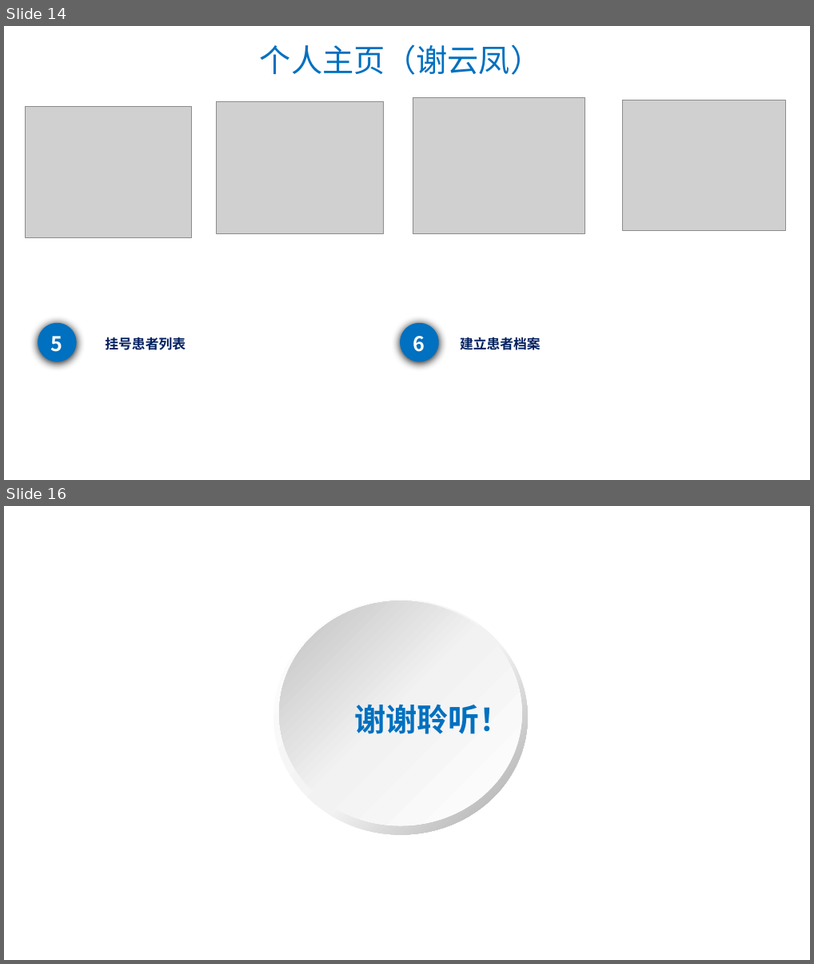
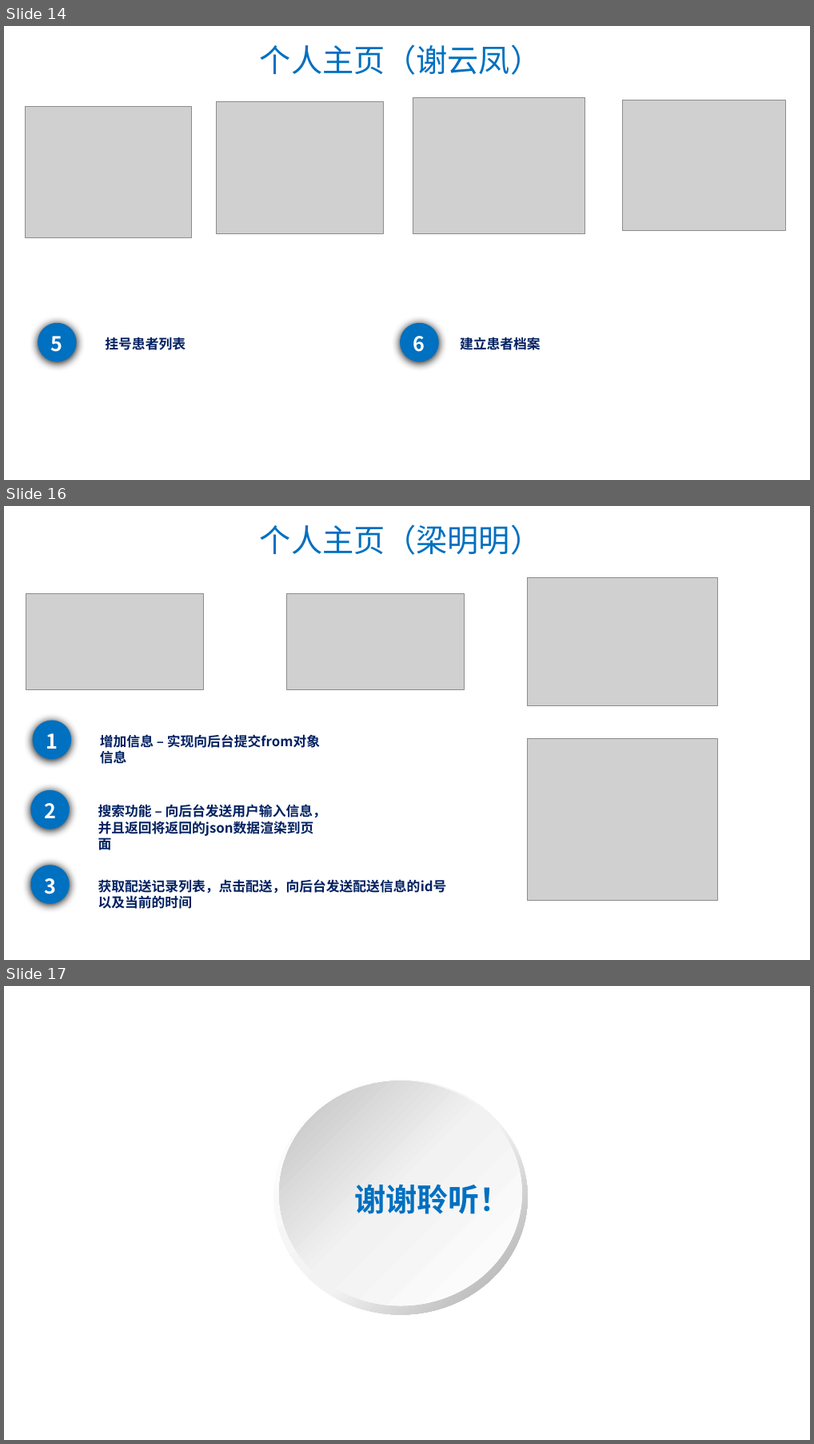
Before and after one commit to HIS0731/his, a slide deck: 文档/项目内文档/安逸医院内部管理系统项目答辩ppt（HIS）.pptx. Shown one above the other, each under a label of ours: slides 14 and 16 before the commit, slides 14, 16 and 17 after it; the slides between them are not shown. The pictures are 814x964 and 814x1444 pixels, drawn with LibreOffice and Linux fonts; fonts in the diff are those of the drawing; grey boxes stand for pictures; background and template pictures are left out. Boxes give left, top, right and bottom in pixels: in the first picture for what was removed or moved away, otherwise in the second. Text is boxed around its words. In the diff, an @@ line names an element or a change of style, - is before the commit and + after.

Commit message:
ppt提交

```diff
--- a/文档/项目内文档/安逸医院内部管理系统项目答辩ppt（HIS）.pptx
+++ b/文档/项目内文档/安逸医院内部管理系统项目答辩ppt（HIS）.pptx
@@ slide 16 added at <box>4,506,810,960</box>, background picture (left out) @@
@@ text added at <box>260,524,542,555</box>, 28 pt, text #0070C0 @@
+个人主页（梁明明）
@@ picture added at <box>26,594,204,690</box> @@
@@ picture added at <box>286,594,464,690</box> @@
@@ picture added at <box>528,578,718,706</box> @@
@@ ellipse added at <box>32,720,71,760</box>, fill #0070C0, 18 pt, text #FFFFFF, bold @@
+1
@@ text added at <box>100,734,320,748</box>, 12 pt, text #002060, bold @@
+增加信息 – 实现向后台提交from对象信息
@@ picture added at <box>528,739,718,900</box> @@
@@ ellipse added at <box>30,790,70,828</box>, fill #0070C0, 18 pt, text #FFFFFF, bold @@
+2
@@ text added at <box>98,804,326,836</box>, 12 pt, text #002060, bold @@
+搜索功能 – 向后台发送用户输入信息，并且返回将返回的json数据渲染到页面
@@ ellipse added at <box>30,865,70,904</box>, fill #0070C0, 18 pt, text #FFFFFF, bold @@
+3
@@ text added at <box>98,879,447,892</box>, 12 pt, text #002060, bold @@
+获取配送记录列表，点击配送，向后台发送配送信息的id号以及当前的时间
@@ what was slide 16 is now slide 17 @@
```
Also in this commit, not shown: 1 other slide added, 1 slide removed, 1 other file.
